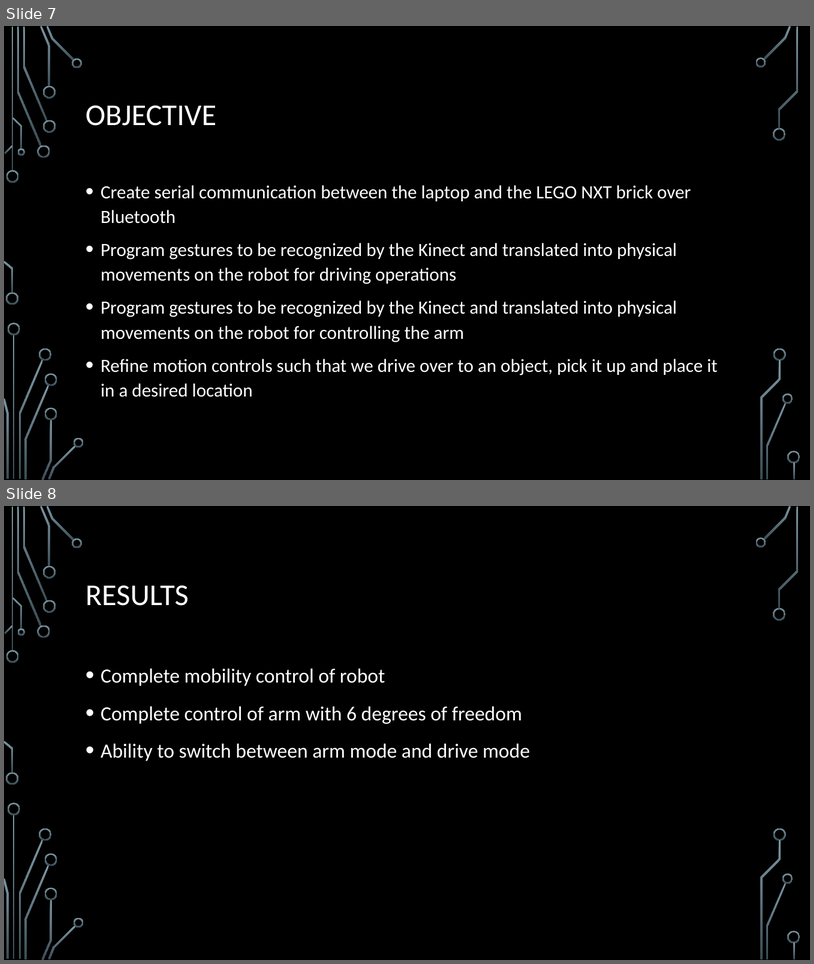
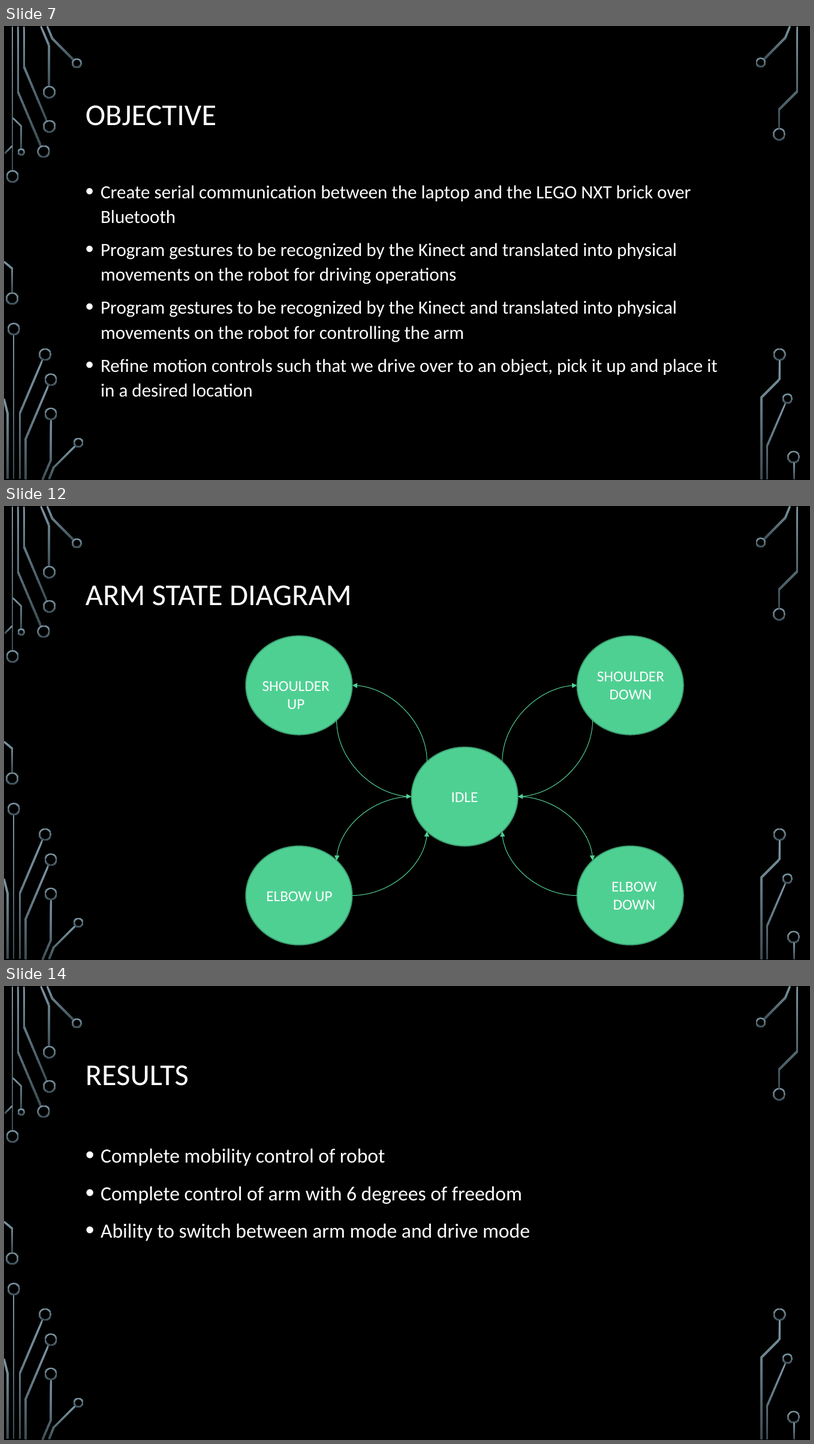
Before and after one commit to vernonrj/robotics-kinect, a slide deck: Nixon Bohr.pptx. Shown one above the other, each under a label of ours: slides 7 and 8 before the commit, slides 7, 12 and 14 after it; the slides between them are not shown. The pictures are 814x964 and 814x1444 pixels, drawn with LibreOffice and Linux fonts; fonts in the diff are those of the drawing; background and template pictures are left out. Boxes give left, top, right and bottom in pixels: in the first picture for what was removed or moved away, otherwise in the second. Text is boxed around its words. In the diff, an @@ line names an element or a change of style, - is before the commit and + after.

```diff
--- a/Nixon Bohr.pptx
+++ b/Nixon Bohr.pptx
@@ slide 12 added at box(4, 506, 810, 960), background picture (left out); not listed: 36 template elements that a slide beside it also shows @@
@@ title added at box(86, 585, 352, 606), 36 pt, text #FFFFFF @@
+ARM STATE DIAGRAM
@@ ellipse added at box(246, 636, 353, 735), fill #4FD093, outline #3A9A6D 1.25 pt @@
@@ ellipse added at box(578, 636, 684, 735), fill #4FD093, outline #3A9A6D 1.25 pt @@
@@ text added at box(263, 681, 330, 709), 18 pt, text #FFFFFF @@
+SHOULDER UP
@@ curved arrow added from (428, 761) to (353, 685), #4FD093 0.75 pt @@
@@ curved arrow added from (503, 761) to (578, 685), #4FD093 0.75 pt @@
@@ text added at box(597, 671, 665, 699), 18 pt, text #FFFFFF @@
+SHOULDER DOWN
@@ curved arrow added from (337, 720) to (412, 796), #4FD093 0.75 pt @@
@@ curved arrow added from (593, 720) to (518, 796), #4FD093 0.75 pt @@
@@ ellipse added at box(412, 747, 518, 846), fill #4FD093, outline #3A9A6D 1.25 pt @@
@@ text added at box(452, 792, 479, 802), 18 pt, text #FFFFFF @@
+IDLE
@@ curved arrow added from (412, 796) to (337, 861), #4FD093 0.75 pt @@
@@ curved arrow added from (518, 796) to (593, 861), #4FD093 0.75 pt @@
@@ ellipse added at box(246, 846, 353, 945), fill #4FD093, outline #3A9A6D 1.25 pt @@
@@ curved arrow added from (353, 895) to (428, 831), #4FD093 0.75 pt @@
@@ curved arrow added from (578, 895) to (503, 831), #4FD093 0.75 pt @@
@@ ellipse added at box(578, 846, 684, 945), fill #4FD093, outline #3A9A6D 1.25 pt @@
@@ text added at box(612, 881, 657, 909), 18 pt, text #FFFFFF @@
+ELBOW DOWN
@@ text added at box(266, 891, 332, 901), 18 pt, text #FFFFFF @@
+ELBOW UP
@@ what was slide 8 is now slide 14 @@
```
Also in this commit, not shown: 1 slide changed, 5 other slides added.
